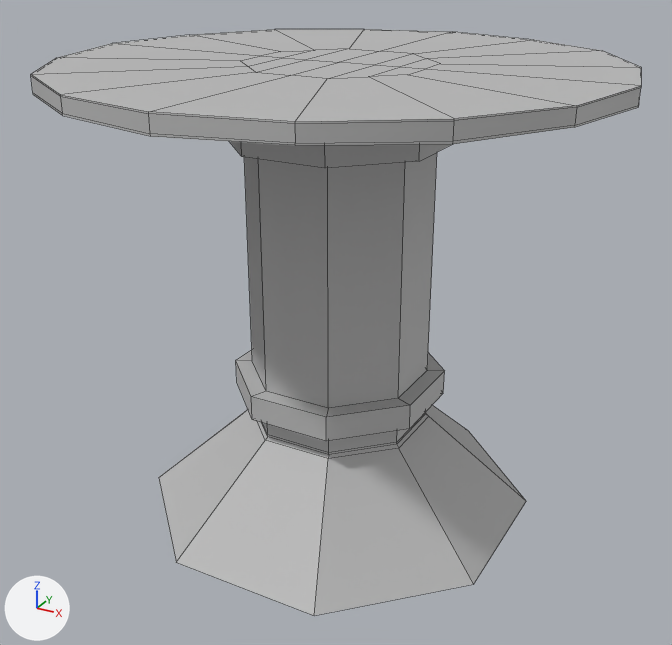
A saved change to the FBX model Assets/Environment/PLATFORM_COLUMN.fbx.
The view is the same before and after, from a 50 mm camera at (0.0961, -0.2135, 0.1338) aimed at (0.0005, -0.0398, 0.047). The axes (+X, +Y, +Z) are drawn at lower left. The lights are the same throughout. Mesh edges are drawn as thin lines. Where no turn or scale is listed for an object, it has been applied to the vertices.

In view in the first picture: 'PLATFORM_COLUMN'.
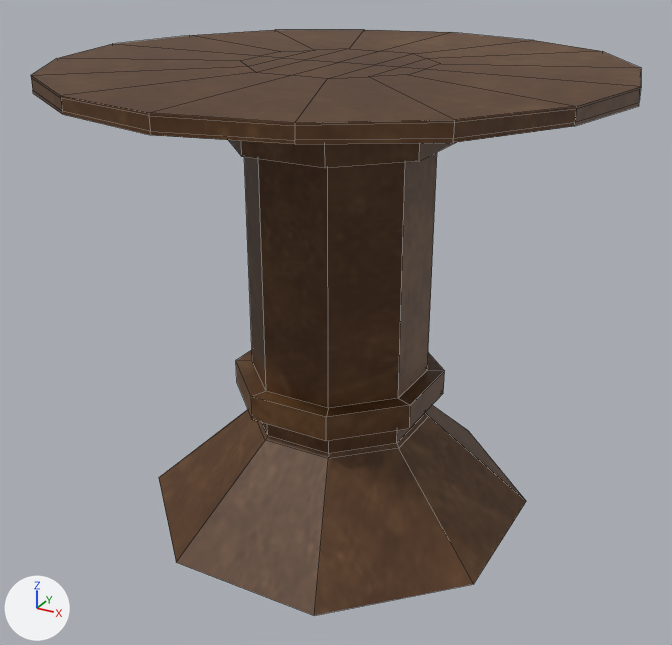
The newer file is also turned or shifted as a whole; pictures and numbers use the older file's frame.

What the commit changed:
Picture 'PLATFORMS_LP_phongE2SG_AlbedoTransparency.jpg' (img_platforms_lp_phonge2sg_albedotransparency_jpg) is new.
Material 'PLATFORMS_MAT' (mat_platforms_mat) is new.
Its texture is img_platforms_lp_phonge2sg_albedotransparency_jpg.
Its roughness is 0.553.
me_mesh is used by ob_platform_column; location (0.0, -0.0374, -0.0004).
me_mesh had 205 vertices, 188 faces and spanned x -0.0619..0.0619, y -0.0619..0.0619, z 0.0..0.1059.
me_mesh now has 181 vertices, 164 faces and spans x -0.0619..0.0619, y -0.0619..0.0619, z 0.0..0.1057.
Part 1, on me_mesh:
24 vertices are removed from x -0.0203..0.0203, y -0.0203..0.0203, z 0.102..0.1022.
24 faces are deleted.
16 vertices in x -0.0619..0.0619, y -0.0619..0.0619, z 0.102..0.1022 move by (0.0, 0.0, 0.0002).
16 vertices in x -0.0619..0.0619, y -0.0619..0.0619, z 0.1055..0.1056 move by (0.0, 0.0, -0.0003).
8 vertices in x -0.0568..0.0568, y -0.0568..0.0568, z 0.1057 move by (0.0, 0.0, -0.0001).
8 vertices in x -0.0619..0.0619, y -0.0619..0.0619, z 0.1059 move by (0.0, 0.0, -0.0002).
8 vertices in x -0.0619..0.0619, y -0.0619..0.0619, z 0.1024 move by (0.0, 0.0, 0.0005).
8 vertices in x -0.0568..0.0568, y -0.0568..0.0568, z 0.1026 move by (0.0, 0.0, 0.0004).
8 vertices are added at x -0.0198..0.0198, y -0.0198..0.0198, z 0.1021.
8 new faces join them.
Part 2, on me_mesh:
16 vertices are removed from x -0.0195..0.0195, y -0.0195..0.0195, z 0.0232..0.0237.
24 faces are deleted.
8 new vertices lie (0.0, 0.0, -0.0057) away from vertices in x -0.0195..0.0195, y -0.0195..0.0195, z 0.0291.
16 new faces join them.
me_mesh part 3: 140 faces spanning x -0.0619..0.0619, y -0.0619..0.0619, z 0.0..0.1057 switch from mat_platform_mat (grey #bcbcbc) to mat_platforms_mat (picture img_platforms_lp_phonge2sg_albedotransparency_jpg).

Pixel boxes (x1, y1, x2, y2) of what changed, in the pictures (672 x 645 px; the box of a moved part takes in the faces that stretch with it):
'PLATFORM_COLUMN', reshaped
    before: (31, 29, 641, 616)
    after: (31, 30, 641, 616)
part 1 of me_mesh, cut back
    before: (31, 29, 641, 145)
    after: (31, 30, 641, 144)
part 2 of me_mesh, moved or reshaped
    both: (257, 412, 428, 459)
part 3 of me_mesh, recoloured (grey to brown)
    both: (159, 49, 526, 616)
